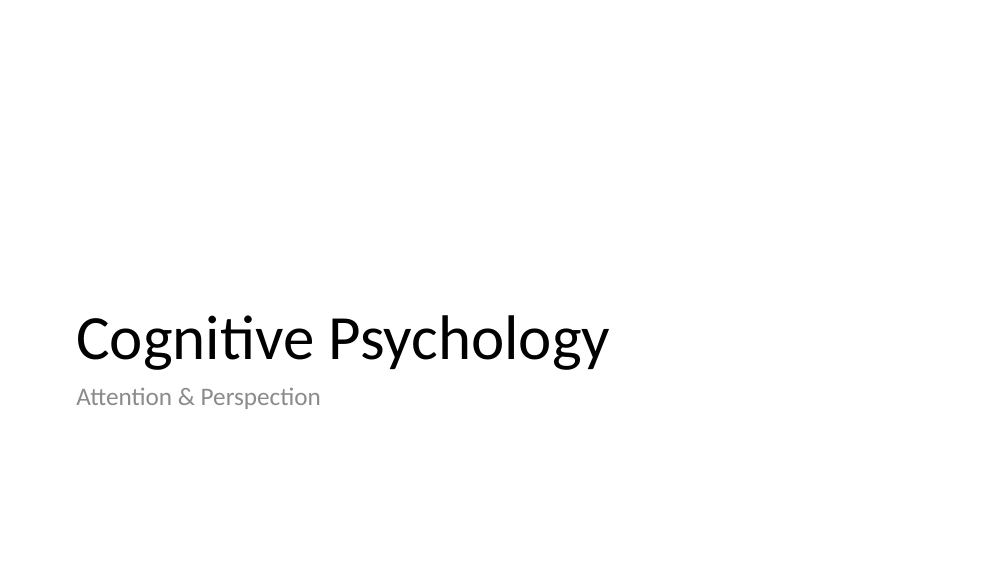
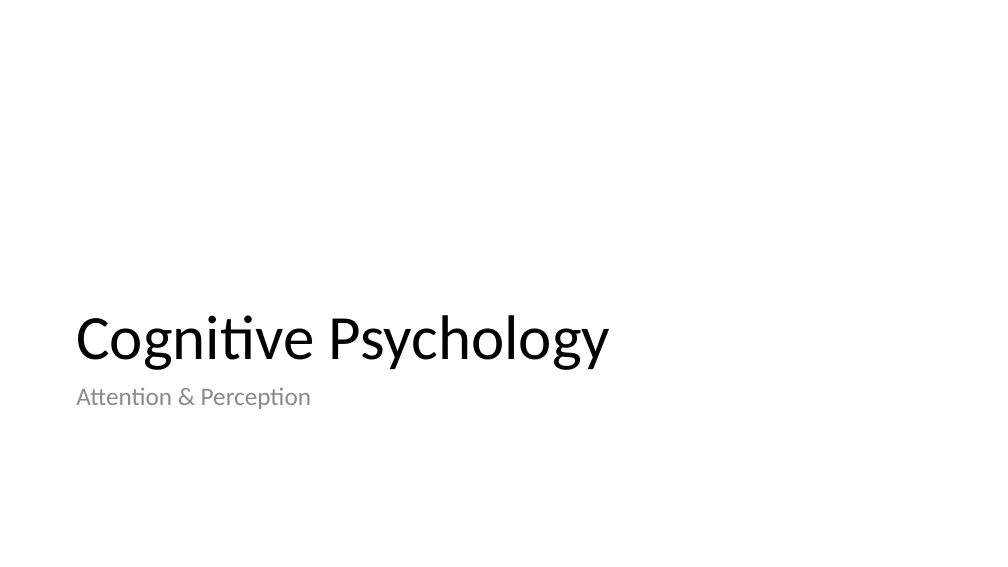
Before and after one commit to PatriciaXiao/Conclusion, a slide deck: slide 7 of Conclusion.pptx (slide 8 before the commit). Drawn at 1008x567 pixels with LibreOffice and Linux fonts; fonts in the diff are those of the drawing. Boxes give left, top, right and bottom in pixels: in the first picture for what was removed or moved away, otherwise in the second. Text is boxed around its words. In the diff, an @@ line names an element or a change of style, - is before the commit and + after.

```diff
--- a/Conclusion.pptx
+++ b/Conclusion.pptx
@@ text at [76,387,311,409]: text changed @@
-Attention & Perspection
+Attention & Perception
```
Also in this commit, not shown: 2 other slides changed, 1 slide removed, 1 other file.
